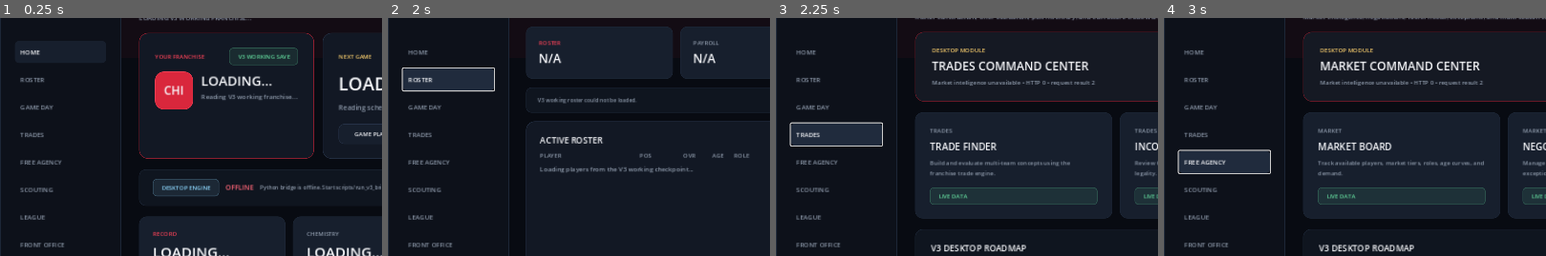
Above: before the commit, frames 1-4 (left to right).
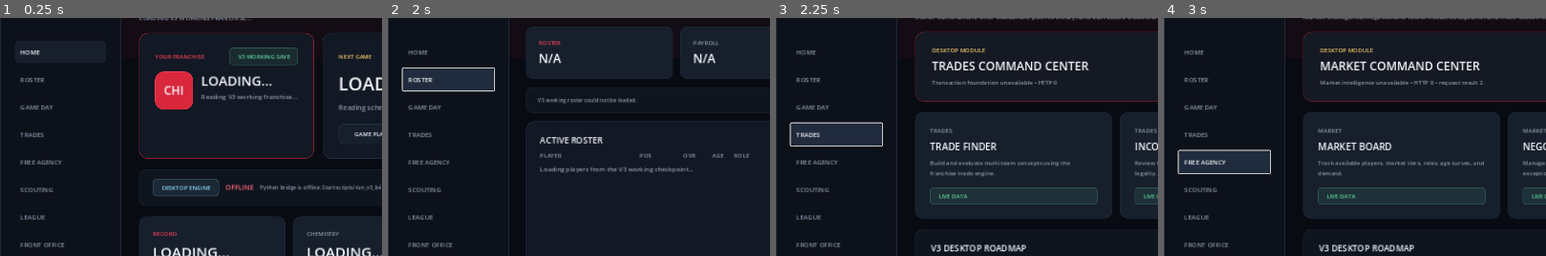
Above: after the commit, the same moments.

Repository: mklim6/NBA_Roster_Optimization_Engine
Game: Godot game, scene res://scenes/main.tscn
Same seed, same stepped clock (60 frames per second), same inputs: the game is played once before the commit and once after it.
Inputs:
- Up to frame 1 (0.25 s): no input
- Up to frame 2 (2 s): click "HOME" at 0.5 s; click "ROSTER" at 1.25 s
- Up to frame 3 (2.25 s): click "TRADES" at 2 s
- Up to frame 4 (3 s): click "FREE AGENCY" at 2.75 s
The pictures show only the part of the screen within x 0-50%, y 12-62%; the shares and areas given below are measured in that part.

Frames 1-2 are identical in both runs. In frame 3, 0.3% of the frame differs, in the area x 40-84%, y 26-29%; in frame 4, nothing differs.

Commit message:
Add V3 transaction preview foundation

Diff:
--- a/godot_client/scripts/main.gd
+++ b/godot_client/scripts/main.gd
@@ -9,6 +9,7 @@
 const GAME_DAY_SIMULATE_URL := "http://127.0.0.1:8765/v3/game-day/simulate"
 const INTELLIGENCE_URL := "http://127.0.0.1:8765/v3/franchise-intelligence"
 const MARKET_INTELLIGENCE_URL := "http://127.0.0.1:8765/v3/market-intelligence"
+const TRANSACTION_FOUNDATION_URL := "http://127.0.0.1:8765/v3/transaction-foundation"
 
 const BG := Color("080b12")
 const SIDEBAR := Color("0d111a")
@@ -37,6 +38,7 @@
 var game_day_simulate_request: HTTPRequest
 var intelligence_request: HTTPRequest
 var market_intelligence_request: HTTPRequest
+var transaction_foundation_request: HTTPRequest
 
 var home_page: Control
 var roster_page: Control
@@ -1987,6 +1989,134 @@
 	return "\n".join(lines)
 
 
+func _asset_name_list(values: Array) -> String:
+	var names: Array = []
+	for value in values:
+		names.append(str(value))
+	return " + ".join(names) if not names.is_empty() else "None"
+
+
+func _trade_proposal_lines(rows: Array, limit: int = 5) -> String:
+	var lines: Array = []
+	var count: int = 0
+	for raw_row in rows:
+		if typeof(raw_row) != TYPE_DICTIONARY:
+			continue
+		var row: Dictionary = raw_row
+		var incoming: Array = row.get("incoming", [])
+		var outgoing: Array = row.get("outgoing", [])
+		lines.append(
+			"%s • %s • %s\nGET  %s\nSEND %s" % [
+				str(row.get("partner_team", "")),
+				str(row.get("response_label", row.get("cpu_response", ""))).replace("_", " ").capitalize(),
+				str(row.get("deal_type", "")),
+				_asset_name_list(incoming),
+				_asset_name_list(outgoing)
+			]
+		)
+		count += 1
+		if count >= limit:
+			break
+	return "\n\n".join(lines)
+
+
+func _draft_asset_lines(rows: Array, limit: int = 7) -> String:
+	var lines: Array = []
+	var count: int = 0
+	for raw_row in rows:
+		if typeof(raw_row) != TYPE_DICTIONARY:
+			continue
+		var row: Dictionary = raw_row
+		var readiness := "ENGINE READY" if bool(row.get("engine_ready", false)) else "REVIEW"
+		lines.append(
+			"%s R%s • %s • %s" % [
+				str(row.get("draft_year", "")),
+				str(row.get("round", "")),
+				str(row.get("origin_team", "")),
+				readiness
+			]
+		)
+		count += 1
+		if count >= limit:
+			break
+	return "\n".join(lines)
+
+
+func _request_transaction_foundation(include_trade_finder: bool = true) -> void:
+	if transaction_foundation_request == null:
+		return
+	if transaction_foundation_request.get_http_client_status() != HTTPClient.STATUS_DISCONNECTED:
+		transaction_foundation_request.cancel_request()
+
+	var url: String = TRANSACTION_FOUNDATION_URL
+	url += "?trade_finder=1" if include_trade_finder else "?trade_finder=0"
+	var error: int = transaction_foundation_request.request(url)
+	if error != OK:
+		var label = feature_status_labels.get("TRADES")
+		if label is Label:
+			label.text = "Transaction foundation request could not be started."
+
+
+func _on_transaction_foundation_completed(
+	result: int,
+	response_code: int,
+	_headers: PackedStringArray,
+	body: PackedByteArray
+) -> void:
+	if result != HTTPRequest.RESULT_SUCCESS or response_code != 200:
+		var failure_label = feature_status_labels.get("TRADES")
+		if failure_label is Label:
+			failure_label.text = "Transaction foundation unavailable • HTTP %s" % str(response_code)
+		return
+
+	var payload = JSON.parse_string(body.get_string_from_utf8())
+	if typeof(payload) != TYPE_DICTIONARY:
+		return
+
+	var working_safe: bool = bool(payload.get("working_save_unchanged", false))
+	var v2_safe: bool = bool(payload.get("active_v2_unchanged", false))
+	if not working_safe or not v2_safe:
+		var unsafe_label = feature_status_labels.get("TRADES")
+		if unsafe_label is Label:
+			unsafe_label.text = "TRANSACTION SAFETY CHECK FAILED"
+		return
+
+	var status_label = feature_status_labels.get("TRADES")
+	if status_label is Label:
+		status_label.text = "LIVE TRANSACTION FOUNDATION • READ-ONLY PREVIEWS • V2 PROTECTED"
+
+	var finder: Dictionary = payload.get("trade_finder", {})
+	var proposals: Array = finder.get("proposals", [])
+	if str(finder.get("status", "")) == "ok":
+		var proposal_text := _trade_proposal_lines(proposals, 5)
+		if proposal_text == "":
+			proposal_text = "No production Trade Finder proposals cleared this search window."
+		_set_feature_text(
+			"TRADES:TRADE FINDER",
+			"PRODUCTION TRADE FINDER • %s TEAMS SCANNED • %s LEGAL PACKAGES\n%s" % [
+				str(finder.get("teams_scanned", 0)),
+				str(finder.get("legal_packages", 0)),
+				proposal_text
+			]
+		)
+	else:
+		_set_feature_text(
+			"TRADES:TRADE FINDER",
+			"Production Trade Finder unavailable for this refresh.\n%s" % str(finder.get("detail", "No detail returned."))
+		)
+
+	var draft_assets: Dictionary = payload.get("draft_assets", {})
+	var owned: Array = draft_assets.get("owned", [])
+	_set_feature_text(
+		"TRADES:DRAFT CAPITAL",
+		"EXACT LIVE OWNERSHIP • %s ASSETS • %s ENGINE READY\n%s" % [
+			str(draft_assets.get("owned_count", owned.size())),
+			str(draft_assets.get("engine_ready_count", 0)),
+			_draft_asset_lines(owned, 7)
+		]
+	)
+
+
 func _request_market_intelligence() -> void:
 	if market_intelligence_request == null:
 		return
@@ -2080,7 +2210,7 @@
 
 	_set_feature_text(
 		"MARKET:NEGOTIATIONS",
-		"READ-ONLY CAP CONTEXT\nPayroll %s\nCap room %s\nTax room %s\n2nd apron room %s" % [
+		"READ-ONLY CAP + CONTRACT PREVIEW\nPayroll %s\nCap room %s\nTax room %s\n2nd apron room %s\nContract/CBA preview API online • transaction writes disabled" % [
 			str(financial.get("payroll_display", "N/A")),
 			str(financial.get("cap_room_estimate_display", "N/A")),
 			str(financial.get("tax_room_display", "N/A")),
@@ -2321,7 +2451,10 @@
 		_request_franchise_summary()
 	elif page_name in ["SCOUTING", "LEAGUE", "FRONT OFFICE"]:
 		_request_franchise_intelligence()
-	elif page_name in ["TRADES", "FREE AGENCY"]:
+	elif page_name == "TRADES":
+		_request_market_intelligence()
+		_request_transaction_foundation(true)
+	elif page_name == "FREE AGENCY":
 		_request_market_intelligence()
 
 
@@ -2588,6 +2721,11 @@
 	market_intelligence_request.request_completed.connect(_on_market_intelligence_completed)
 	add_child(market_intelligence_request)
 
+	transaction_foundation_request = HTTPRequest.new()
+	transaction_foundation_request.timeout = 60.0
+	transaction_foundation_request.request_completed.connect(_on_transaction_foundation_completed)
+	add_child(transaction_foundation_request)
+
 func _check_bridge() -> void:
 	if http_request == null:
 		return
Not shown, changed: desktop_bridge/server.py
Not shown, added: desktop_bridge/transaction_foundation.py
Not shown, changed: src/franchise_financial_cba_bridge_v1.py
